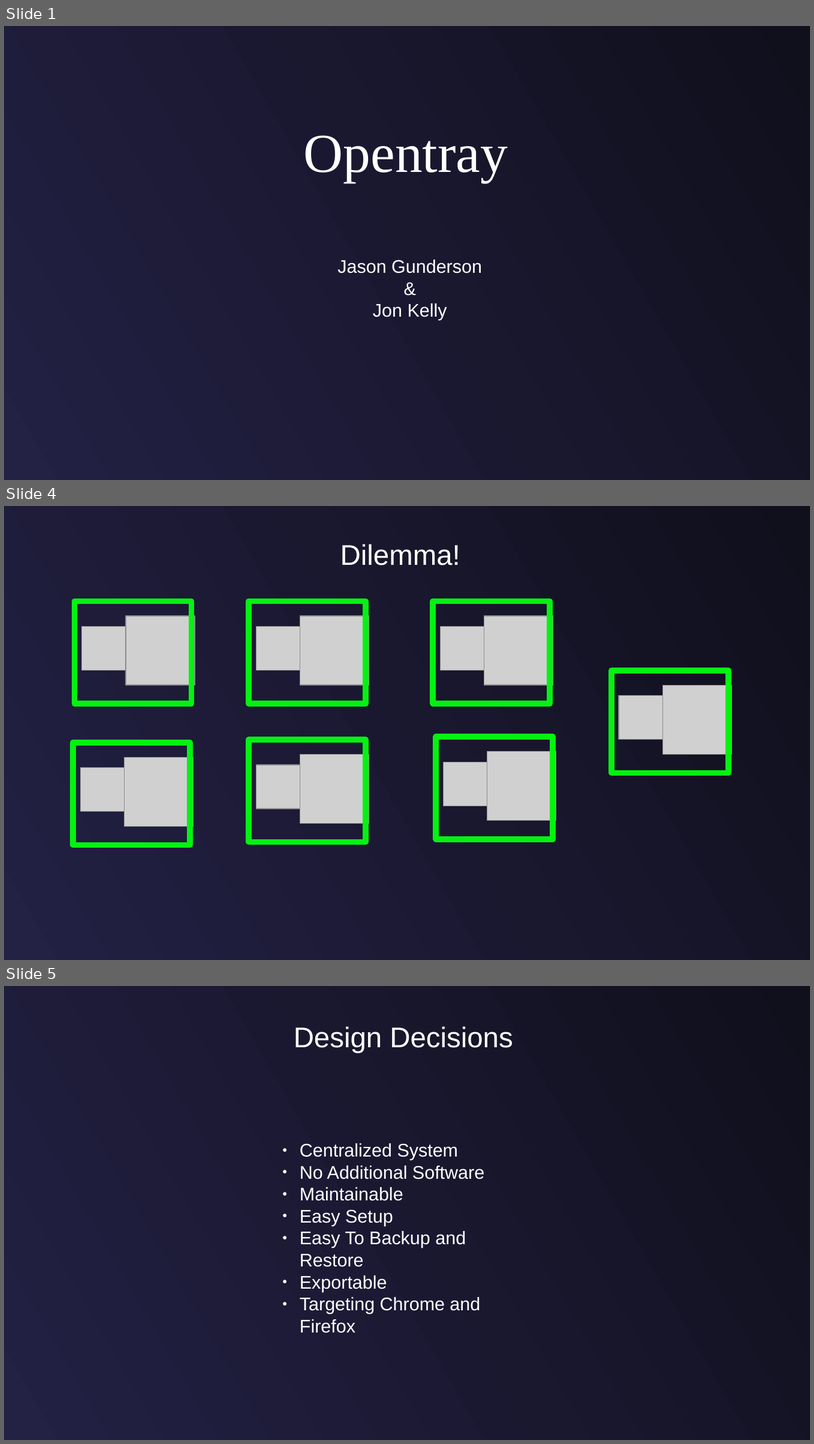
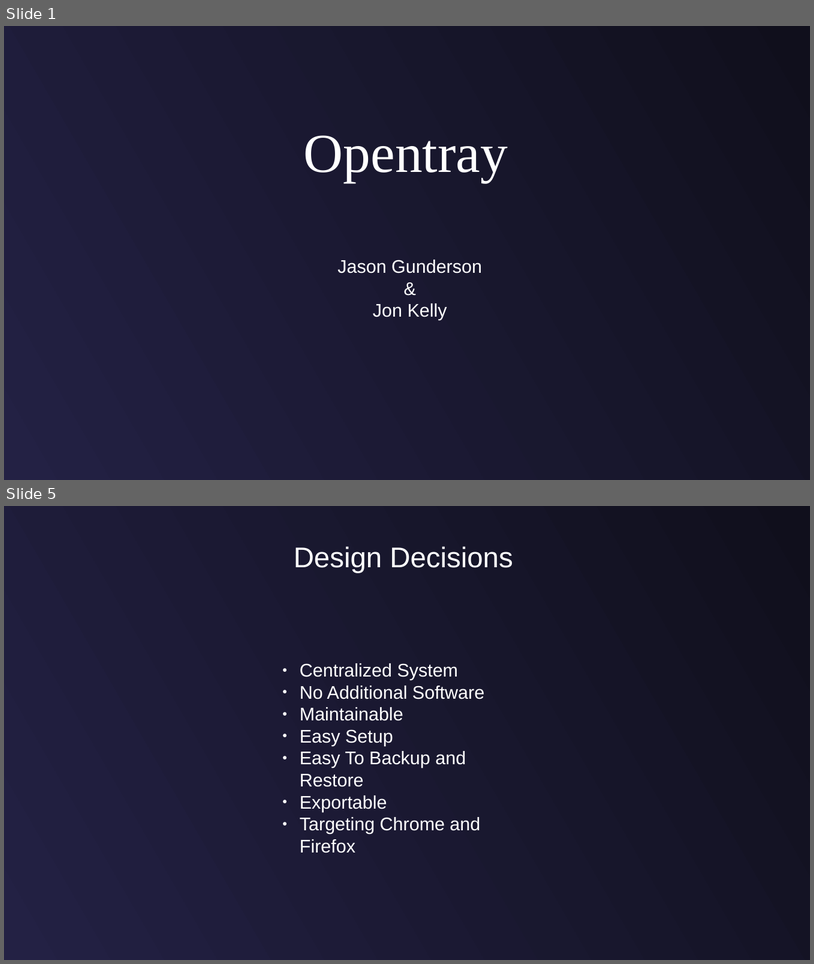
Before and after one commit to jasongunderson/opentray, a slide deck: Documents/presentation/Presentation.odp. Shown one above the other, each under a label of ours: slides 1, 4 and 5 before the commit, slides 1 and 5 after it; the slides between them are not shown. The pictures are 814x1444 and 814x964 pixels, drawn with LibreOffice and Linux fonts; fonts in the diff are those of the drawing; grey boxes stand for pictures. Boxes give left, top, right and bottom in pixels: in the first picture for what was removed or moved away, otherwise in the second. Text is boxed around its words. In the diff, an @@ line names an element or a change of style, - is before the commit and + after.

```diff
--- a/Documents/presentation/Presentation.odp
+++ b/Documents/presentation/Presentation.odp
@@ slide 4 removed at (4,506,810,960), background gradient #100F1C to #232144 @@
@@ text removed at (341,544,461,565) @@
-Dilemma!
@@ rectangle removed at (74,601,191,703) @@
@@ rectangle removed at (249,601,366,703) @@
@@ rectangle removed at (434,601,551,703) @@
@@ picture removed at (81,626,125,670) @@
@@ picture removed at (125,616,194,685) @@
@@ picture removed at (257,626,300,670) @@
@@ picture removed at (300,616,369,685) @@
@@ picture removed at (441,626,485,670) @@
@@ picture removed at (485,616,554,685) @@
@@ rectangle removed at (612,670,729,772) @@
@@ picture removed at (663,685,732,753) @@
@@ picture removed at (620,696,663,739) @@
@@ rectangle removed at (249,739,366,842) @@
@@ rectangle removed at (436,736,553,839) @@
@@ rectangle removed at (73,742,190,845) @@
@@ picture removed at (124,757,193,826) @@
@@ picture removed at (300,754,369,823) @@
@@ picture removed at (487,751,556,820) @@
@@ picture removed at (80,767,124,811) @@
@@ picture removed at (257,765,300,808) @@
@@ picture removed at (443,762,487,805) @@
```
Also in this commit, not shown: 8 slides changed, 1 slide added, 2 other slides removed.
